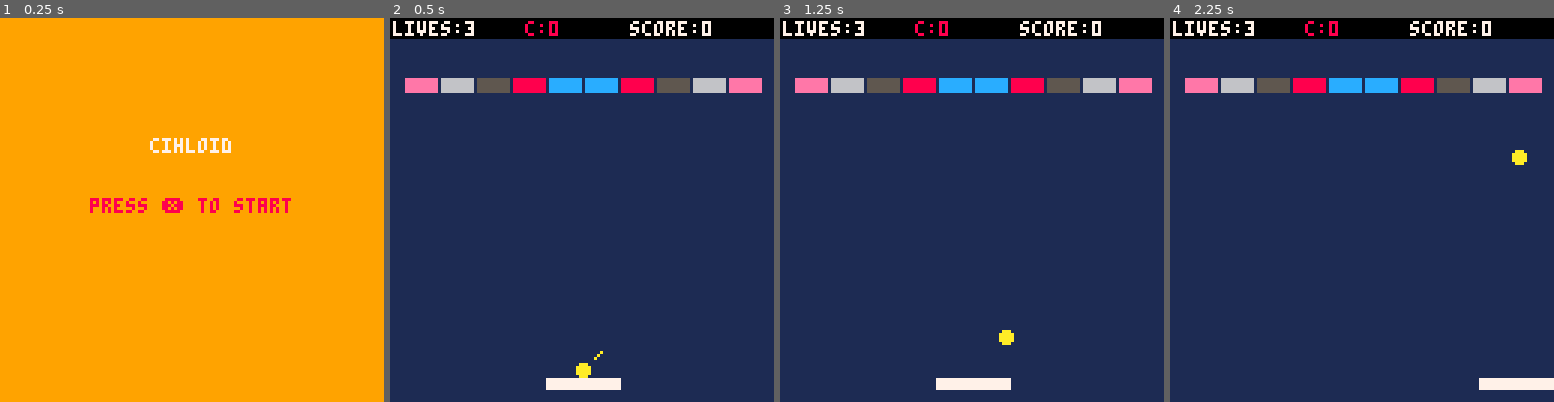
Above: before the commit, frames 1-4 (left to right).
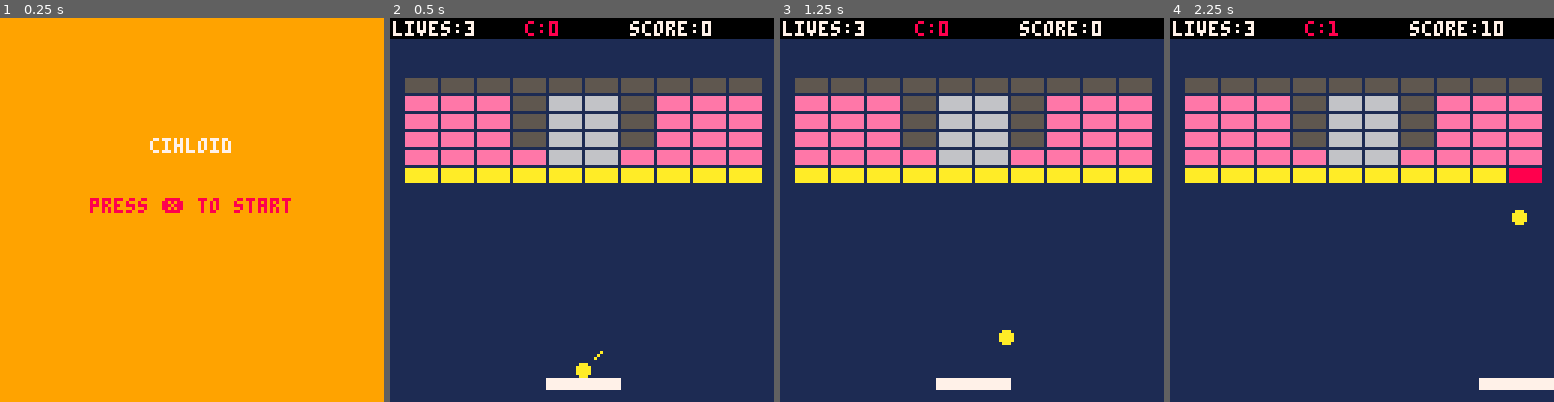
Above: after the commit, the same moments.

Repository: beavisCZ/Pico-8
Game: PICO-8 cartridge carts/cihloid.p8
Same seed, same stepped clock (60 frames per second), same inputs: the game is played once before the commit and once after it.
Inputs:
- Up to frame 1 (0.25 s): no input
- Up to frame 2 (0.5 s): tap X (X key) at 0.33 s
- Up to frame 3 (1.25 s): tap O (Z key) at 0.7 s; tap X (X key) at 1.07 s
- Up to frame 4 (2.25 s): hold Right 1.6-2.1 s; tap O (Z key) at 1.7, 2.1 s; tap X (X key) at 1.85 s; hold Up from 2.15 s (still down)

Frame 1 is identical in both runs. In frame 2, 19% of the frame differs, in the area x 3-97%, y 15-43%; in frame 3, 19%; in frame 4, 20%, in the area x 3-97%, y 0-54%.

Commit message:
bricks (ch19)

Diff:
--- a/carts/cihloid.p8
+++ b/carts/cihloid.p8
@@ -4,7 +4,7 @@
 -- cihloid
 -- by beaviscz
 
--- finished tutorial 18
+-- finished tutorial 19
 -- todo:
 -- 1. sticky paddle DONE
 -- 2. angle control DONE
@@ -13,7 +13,7 @@
     --patters DONE
     --level finish detection DONE
     --load next level DONE
--- 5. different bricks
+-- 5. different bricks DONE
 -- 6. powerups
 -- 7. juiciness
     --arrow animation
@@ -35,11 +35,11 @@
 function _update60()
     if (mode=="game") then
         update_game()
---        slowmo=slowmo+1
---        if slowmo==10 then
---            update_game()
---            slowmo=0
---        end
+    --        slowmo=slowmo+1
+    --        if slowmo==10 then
+    --            update_game()
+    --            slowmo=0
+    --        end
     elseif (mode=="start") then
         update_start()
     elseif (mode=="gameover") then
@@ -168,10 +168,10 @@
                     else
                         ball_dy=-ball_dy
                     end
-                    sfx(3+combo)
-                    score+=10+(combo*10)
-                    combo=mid(0,combo+1,6)
-                    brick_v[i]=false
+                    hitbrick(i)
+                    if levelfinished() then
+                        levelover()
+                    end
                     break
                 end
             end
@@ -179,6 +179,13 @@
 
         ball_x=nextx
         ball_y=nexty
+
+        explosioncheckt+=1
+        if explosioncheckt>5 then
+            checkexplosions()
+            explosioncheckt=0
+        end
+
 
         if (nexty>127) then
             sfx(2)
@@ -189,9 +196,56 @@
                 gameover()
             end
         end
-
-        if levelfinished() then
-            levelover()
+    end
+end
+
+function hitbrick(_i)
+    if (brick_t[_i]=="b") then
+        sfx(3+combo)
+        score+=10+(combo*10)
+        combo=mid(0,combo+1,6)
+        brick_v[_i]=false
+    elseif (brick_t[_i]=="i") then
+        sfx(10)
+    elseif (brick_t[_i]=="h") then
+        sfx(10)
+        score+=10+(combo*10)
+        combo=mid(0,combo+1,6)
+        brick_t[_i]="b"
+    elseif (brick_t[_i]=="p") then
+        sfx(3+combo)
+        score+=10+(combo*10)
+        combo=mid(0,combo+1,6)
+        brick_v[_i]=false
+        --TODO trigger power up
+    elseif (brick_t[_i]=="s") then
+        sfx(3+combo)
+        score+=10+(combo*10)
+        combo=mid(0,combo+1,6)
+        brick_t[_i]="zz"
+    end
+end
+
+function checkexplosions()
+    for i=1, #brick_t do
+        if brick_t[i]=="z" and brick_v[i] then
+            explodebrick(i)
+        end
+    end
+    for i=1, #brick_t do
+        if brick_t[i]=="zz" and brick_v[i] then
+            brick_t[i]="z"
+        end
+    end
+end
+
+function explodebrick(_i)
+    brick_v[_i]=false
+    for i=1, #brick_x do
+        if i!=_i and brick_v[i]==true
+        and abs(brick_x[i]-brick_x[_i])<=brick_w+2
+        and abs(brick_y[i]-brick_y[_i])<=brick_h+2 then
+            hitbrick(i)
         end
     end
 end
@@ -220,12 +274,13 @@
     sticky=true
     levelnum=1
     levels={}
-    levels[1]="bhisppsihb"
+    levels[1]="i9/b2ihhib2/b2ihhib2/b2ihhib2/b3hhb3/s9"
     levels[2]="b9/b9/b2x3b2/bbx5bb/b2x3b2/b9/b9"
     buildbricks(levels[levelnum])
     serveball()
 
     slowmo=0
+    explosioncheckt=0
 
 end
 
@@ -301,7 +356,7 @@
     brick_t={}
     x=0
     y=1
---b normal brick, x empty space, / line breaker, i indestrictuble brick, h hardened brick, s exploding brick, p power up brick
+  --b normal brick, x empty space, / line breaker, i indestrictuble brick, h hardened brick, s exploding brick, p power up brick
 
     for i=1, #lvl do
         x+=1
@@ -346,7 +401,7 @@
 function levelfinished()
     if #brick_v==0 then return true end
     for i=1, #brick_v do
-        if brick_v[i]==true then
+        if brick_v[i]==true and brick_t[i]!="i" then
             return false
         end
     end
@@ -401,7 +456,11 @@
             elseif brick_t[i] == "h" then
                 brickcol=light_gray
             elseif brick_t[i] == "s" then
+                brickcol=yellow
+            elseif brick_t[i] == "z" then
                 brickcol=red
+            elseif brick_t[i] == "zz" then
+                brickcol=orange
             elseif brick_t[i] == "p" then
                 brickcol=blue
             end
Not shown, changed: the sound effects (__sfx__) section of carts/cihloid.p8
